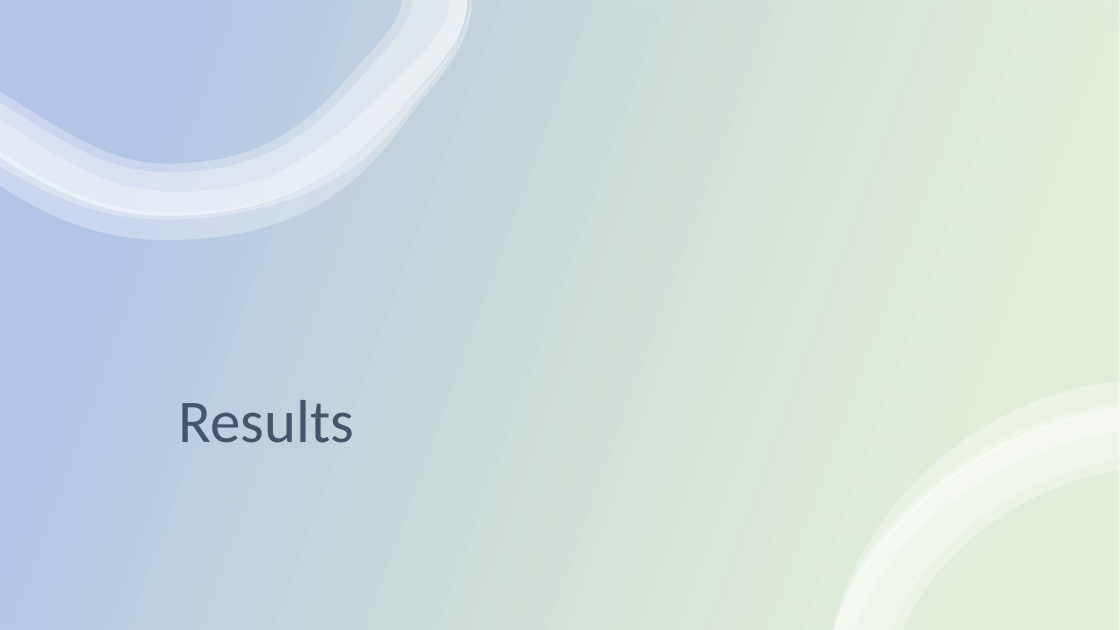
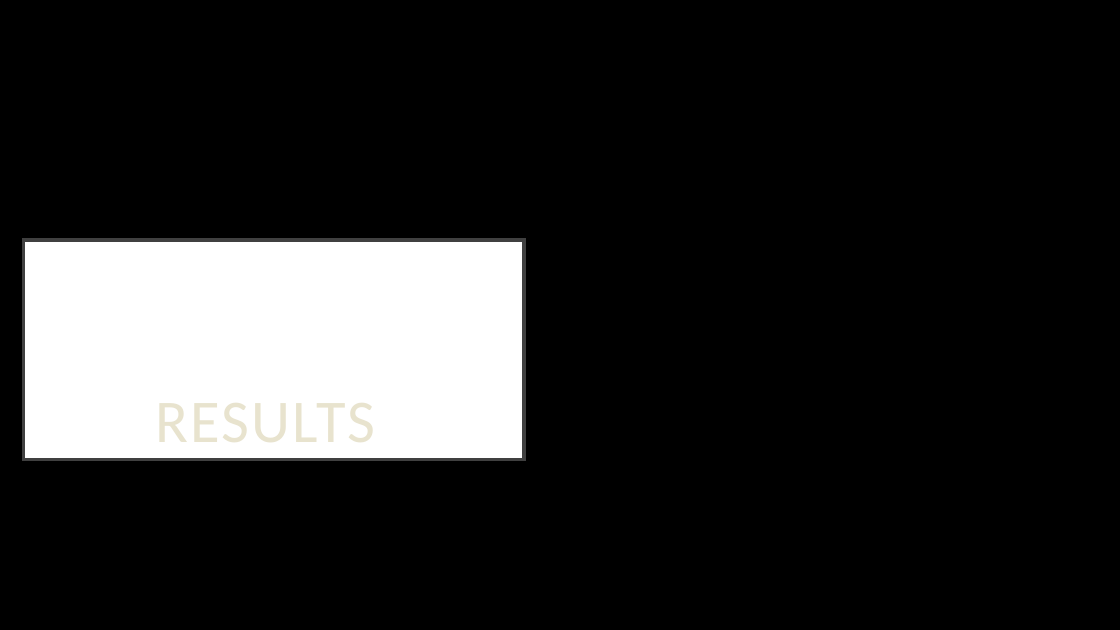
Before and after one commit to smwhikeh/HMS_520_Final_Project_TB, a slide deck: slide 13 of HMS_520_Final_Presentation_Whikehart_Naing.pptx (slide 12 before the commit). Drawn at 1120x630 pixels with LibreOffice and Linux fonts; fonts in the diff are those of the drawing. Boxes give left, top, right and bottom in pixels: in the first picture for what was removed or moved away, otherwise in the second. Text is boxed around its words. In the diff, an @@ line names an element or a change of style, - is before the commit and + after.

```diff
--- a/HMS_520_Final_Presentation_Whikehart_Naing.pptx
+++ b/HMS_520_Final_Presentation_Whikehart_Naing.pptx
@@ background #FFFFFF to #000000 @@
@@ rectangle removed at bbox=[0, 0, 1120, 630] @@
@@ rectangle removed at bbox=[0, 0, 1120, 630] @@
@@ group removed at bbox=[0, 0, 473, 240]: 4 freeform shapes @@
@@ title "RESULTS": place and size @@
-title "RESULTS" at bbox=[179, 400, 354, 443]
+title "RESULTS" at bbox=[24, 240, 524, 460]
@@ title "RESULTS" at bbox=[24, 240, 524, 460]: fill none to #FFFFFF; outline none to #404040 3 pt @@
@@ title at bbox=[155, 403, 376, 442]: text changed; text colour #44546A to #E8E3CE @@
-Results
+RESULTS
@@ group removed at bbox=[833, 381, 1120, 630]: 4 freeform shapes @@
```
Also in this commit, not shown: 16 other slides changed, 2 slides added, 1 slide removed, 5 other files.
